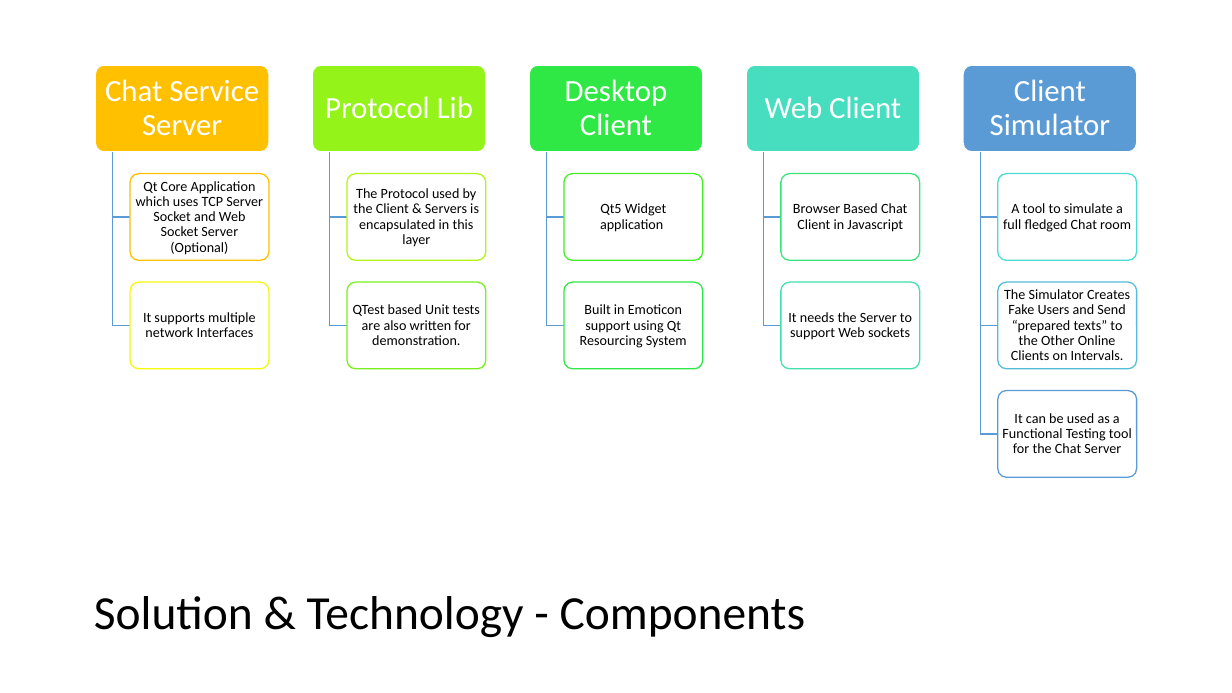
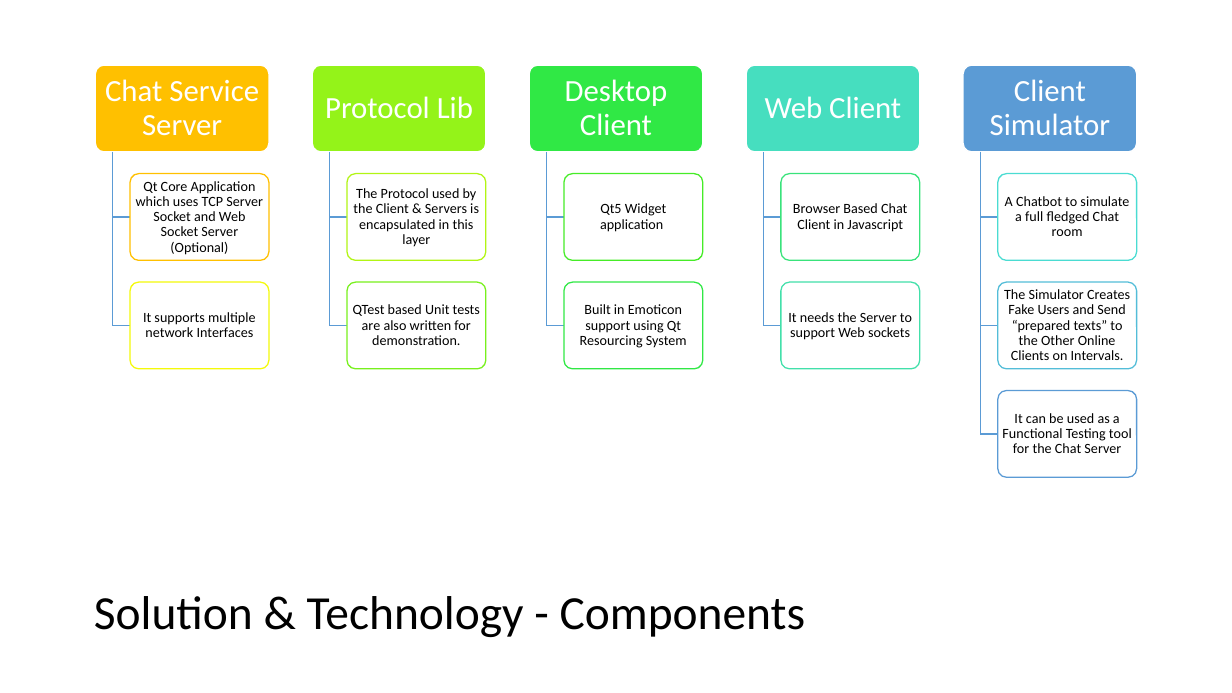
Before and after one commit to karthagokul/ChitChat, a slide deck: slide 5 of Overview.pptx. Drawn at 1232x693 pixels with LibreOffice and Linux fonts; fonts in the diff are those of the drawing. Boxes give left, top, right and bottom in pixels: in the first picture for what was removed or moved away, otherwise in the second. Text is boxed around its words. In the diff, an @@ line names an element or a change of style, - is before the commit and + after.

```diff
--- a/Overview.pptx
+++ b/Overview.pptx
@@ text at bbox=[1005, 196, 1129, 236]: text changed @@
-A tool to simulate a full fledged Chat room
+A Chatbot to simulate a full fledged Chat room
```
Also in this commit, not shown: 2 other files.
